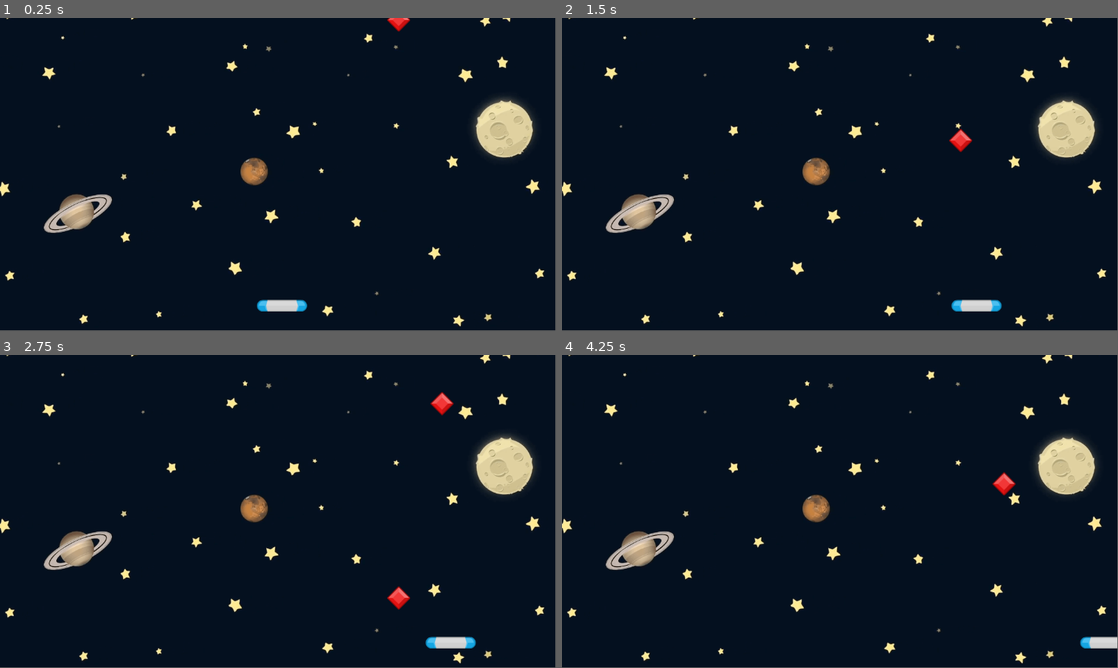
Above: before the commit, frames 1-4 (two rows, left to right).
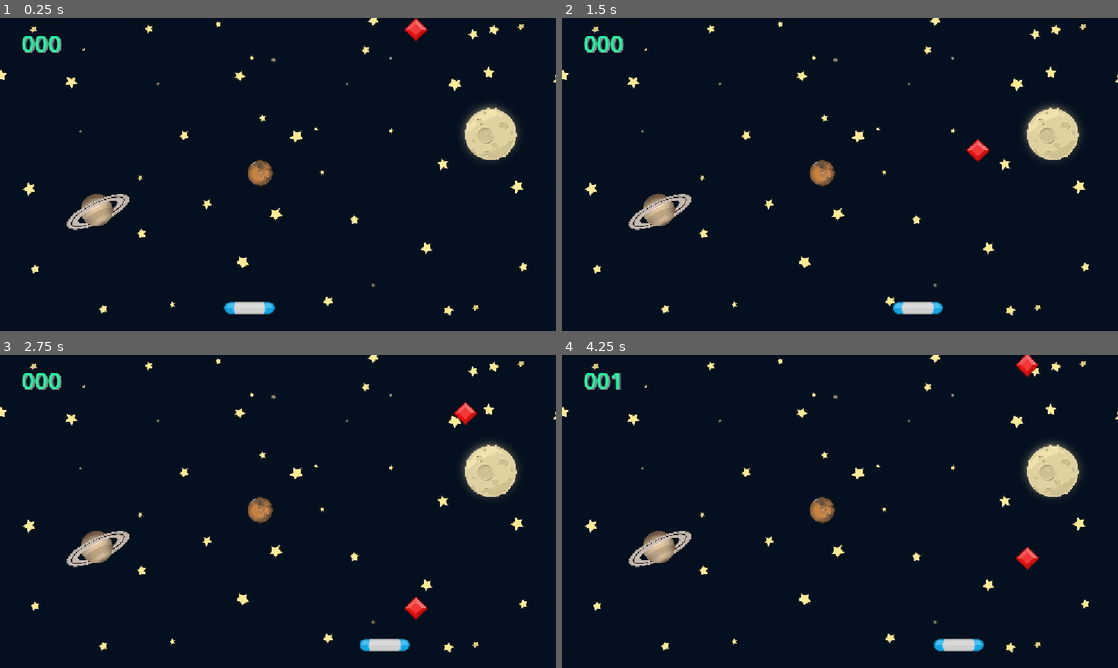
Above: after the commit, the same moments.

Repository: johnsuico/Udemy-Godot-Tutorial-2D
Game: Godot game, scene res://Scenes/Game/Game.tscn
Same seed, same stepped clock (60 frames per second), same inputs: the game is played once before the commit and once after it.
Inputs:
- Up to frame 1 (0.25 s): no input
- Up to frame 2 (1.5 s): hold D (move_right) 0.53-1.28 s; hold A (move_left) from 1.28 s (still down)
- Up to frame 3 (2.75 s): release A (move_left) at 2.03 s; hold D (move_right) from 2.03 s (still down)
- Up to frame 4 (4.25 s): release D (move_right) at 3.53 s; hold A (move_left) from 3.53 s (still down)
The window is 799x449 before the commit and 800x450 after it. Grey fills any space a smaller window leaves; there, only what the larger window draws over its background counts as a difference.

The runs differ from the first frame. In frame 1, 6.3% of the frame differs, in the area x 0-100%, y 0-99%; in frame 2, 6.4%; in frame 3, 6.7%; in frame 4, 6.5%.

Commit message:
Finished gem-catch-tutorital section

Diff:
--- a/gem-catcher-tutorial/Scenes/Game/Game.gd
+++ b/gem-catcher-tutorial/Scenes/Game/Game.gd
@@ -1,38 +1,59 @@
 extends Node2D
 
-# Import GEM scene
-# Make sure it's a scene file (.tscn) or else you'll get errors
-const GEM = preload("res://Scenes/Gem/Gem.tscn")
+# Load the GEM scene / refer to it
+const GEM = preload("uid://bmyvhk527gvw4")
+const EXPLODE = preload("uid://c3btbgswv8c0r")
 
-const MARGIN: float = 70.0
-
+# Referencing to spawn_timer instance in the 'Game' scene
 @onready var spawn_timer: Timer = $SpawnTimer
 @onready var paddle: Area2D = $Paddle
+@onready var score_sound: AudioStreamPlayer2D = $ScoreSound
+@onready var background_music: AudioStreamPlayer = $BackgroundMusic
+@onready var score: Label = $Score
 
+# Score var
+var game_score: int = 0
+
+# Function that executes the moment game is run
 func _ready() -> void:
 	spawn_gem()
 
-# Functin to spawn a gem
-func spawn_gem() -> void:
-	var new_gem: Gem = GEM.instantiate()							# Create a new gem and save it into it's own var
-	var x_pos: float = randf_range(get_viewport_rect().position.x + MARGIN, get_viewport_rect().end.x - MARGIN)	 # Generate the x_pos
-	new_gem.position = Vector2(x_pos, -MARGIN)						# Give the new gem a x + y position
-	new_gem.gem_off_screen.connect(_on_gem_off_scene) 				# Connect the new_gem to the signal to detect if off screen, then call a function in this scope to run
-	add_child(new_gem)												# Add new_gem to the parent node (Game)
+# Signal to detect if something hits the paddle
+# From game scene connected to paddle scene to detect collision
+# Signal is connected to paddle instance. Not all or future paddles
+func _on_paddle_area_entered(area: Area2D) -> void:
+	game_score += 1
+	score.text = "%03d" % game_score # Formats it so that it always shows 3 digits (000, 001, etc)
+	if score_sound.playing == false: # Used to make sure sounds to over lap each other
+		score_sound.position = area.position # Used to position 2D sound. Doesn't really matter for this project
+		score_sound.play()
 
-# Function to stop the game
-func stop_all() -> void:
-	spawn_timer.stop()						# Stop the game timer
-	paddle.set_process(false)				# Stop the paddle
-	for child in get_children():			# For loop to get all the children of game node
-		if child is Gem:					# If child is a Gem
-			child.set_process(false)		# Stop the gem
+# Exercise to use custom signals
+# Only applicable to the single instance of a gem. Does not work for all gems
+# UPDATE: Now connected to spawn_gem which connects it to any new gems that spawn
+func _on_gem_off_screen() -> void:
+	stop_all()
 
-# Call timer using timeout signal
+# Connected to timer instance
 func _on_timer_timeout() -> void:
 	spawn_gem()
 
-# Function to display when called on
-# Currently tied to when the gem falls off the screen
-func _on_gem_off_scene() -> void:
-	stop_all()
+# Function to spawn a gem randomly
+func spawn_gem() -> void:
+	var new_gem: Gem = GEM.instantiate()
+	var x_pos: float = randf_range(get_viewport_rect().position.x, get_viewport_rect().end.x)
+	new_gem.position = Vector2(x_pos, -50.0)
+	new_gem.gem_off_screen.connect(_on_gem_off_screen) # New gem is connected to gem_off_screen signal from GEM which calls on _on_gem_off_scene function
+	add_child(new_gem)
+
+# Function to stop the game / GAME OVER
+func stop_all() -> void:
+	background_music.stop() # Stop background music
+	background_music.stream = EXPLODE # Replace background music with EXPLODE SFX
+	background_music.play() # Play the EXPLODE SFX
+	spawn_timer.stop()
+	for child in get_children():
+		if child is Gem:
+			child.set_process(false)
+
+	paddle.set_process(false)
--- a/gem-catcher-tutorial/Scenes/Game/Game.tscn
+++ b/gem-catcher-tutorial/Scenes/Game/Game.tscn
@@ -1,29 +1,49 @@
-[gd_scene load_steps=5 format=3 uid="uid://dk6h24kg8s1yy"]
+[gd_scene load_steps=6 format=3 uid="uid://g26y4k5imcq6"]
 
-[ext_resource type="Script" uid="uid://id10ccj0ukah" path="res://Scenes/Game/Game.gd" id="1_ln2h6"]
+[ext_resource type="Script" uid="uid://drgqwej0mc25s" path="res://Scenes/Game/Game.gd" id="1_ln2h6"]
 [ext_resource type="Texture2D" uid="uid://6r4hnveks2nv" path="res://assets/GameBg.png" id="1_rdw05"]
-[ext_resource type="PackedScene" uid="uid://b4wqb1e5atwth" path="res://Scenes/Paddle/Paddle.tscn" id="2_gwu2e"]
-
-[sub_resource type="GDScript" id="GDScript_xbxml"]
-script/source = "extends Timer
-
-"
+[ext_resource type="PackedScene" uid="uid://cxe0tsynlndt6" path="res://Scenes/Paddle/Paddle.tscn" id="2_gwu2e"]
+[ext_resource type="AudioStream" uid="uid://djkbtoo8xe2tv" path="res://assets/bgm_action_5.mp3" id="4_ln2h6"]
+[ext_resource type="AudioStream" uid="uid://iw2c4ykivrp2" path="res://assets/spell1_0.wav" id="5_y3kpf"]
 
 [node name="Game" type="Node2D"]
 script = ExtResource("1_ln2h6")
 
-[node name="GameBG" type="Sprite2D" parent="."]
-position = Vector2(563, 324)
-scale = Vector2(0.674074, 0.674074)
+[node name="BG" type="Sprite2D" parent="."]
+position = Vector2(572, 326)
+scale = Vector2(0.62, 0.62)
 texture = ExtResource("1_rdw05")
 
 [node name="Paddle" parent="." instance=ExtResource("2_gwu2e")]
-position = Vector2(585, 597)
+position = Vector2(517, 600)
 
 [node name="SpawnTimer" type="Timer" parent="."]
 wait_time = 2.0
 autostart = true
-script = SubResource("GDScript_xbxml")
+
+[node name="BackgroundMusic" type="AudioStreamPlayer" parent="."]
+stream = ExtResource("4_ln2h6")
+volume_db = -25.0
+autoplay = true
+
+[node name="ScoreSound" type="AudioStreamPlayer2D" parent="."]
+stream = ExtResource("5_y3kpf")
+volume_db = -25.0
+
+[node name="Score" type="Label" parent="."]
+offset_left = 44.0
+offset_top = 18.0
+offset_right = 84.0
+offset_bottom = 41.0
+theme_override_colors/font_color = Color(0.12156863, 1, 0.6313726, 1)
+theme_override_colors/font_shadow_color = Color(0.49411765, 0.56078434, 0.5529412, 1)
+theme_override_colors/font_outline_color = Color(0, 0, 0, 1)
+theme_override_constants/shadow_offset_x = 2
+theme_override_constants/shadow_offset_y = 2
+theme_override_constants/outline_size = 0
+theme_override_constants/shadow_outline_size = 6
+theme_override_font_sizes/font_size = 48
+text = "000"
 
 [connection signal="area_entered" from="Paddle" to="." method="_on_paddle_area_entered"]
 [connection signal="timeout" from="SpawnTimer" to="." method="_on_timer_timeout"]
--- a/gem-catcher-tutorial/Scenes/Gem/Gem.gd
+++ b/gem-catcher-tutorial/Scenes/Gem/Gem.gd
@@ -2,10 +2,11 @@
 
 class_name Gem
 
-# Creating a custom signal
+# Custom signal
 signal gem_off_screen
 
-const SPEED: float = 200.0
+# CONSTANTS
+const SPEED: float = 200.0	# Speed of falling gem
 
 # Called when the node enters the scene tree for the first time.
 func _ready() -> void:
@@ -14,21 +15,20 @@
 
 # Called every frame. 'delta' is the elapsed time since the previous frame.
 func _process(delta: float) -> void:
-	# This makes the gem fall down
-	# Increase position.y so gem appears to fall down
+	# Makes the gem fall down
 	position.y += SPEED * delta
 
-	# If position.y is greater than the viewport y, then keep falling
-	# Once it hits the bottom of the viewport, stop the process
 	if position.y > get_viewport_rect().end.y:
-		gem_off_screen.emit() # Call custom signal when conditions above are met
+		gem_off_screen.emit()
+		print('Gem falls off')
 		die()
 
-# Function to avoid repetitive code
+# Signal to detect if the GEM hits something
+# Class level (GEM) detection, not connected to main game scene
+# Signal is connected to Gem
+func _on_area_entered(_area: Area2D) -> void:
+	die()
+
 func die() -> void:
-	set_process(false)		# Stops gem from falling
-	queue_free()			# Removes the gem from the scene, making it disappear
-
-func _on_area_entered(_area: Area2D) -> void:
-	print('Gem hits paddle')
-	die()
+	set_process(false)
+	queue_free()
--- a/gem-catcher-tutorial/Scenes/Gem/Gem.tscn
+++ b/gem-catcher-tutorial/Scenes/Gem/Gem.tscn
@@ -1,10 +1,10 @@
-[gd_scene load_steps=4 format=3 uid="uid://dks5m0jndu183"]
+[gd_scene load_steps=4 format=3 uid="uid://bmyvhk527gvw4"]
 
-[ext_resource type="Script" uid="uid://cnwuvuuiktb6u" path="res://Scenes/Gem/Gem.gd" id="1_7tt7y"]
+[ext_resource type="Script" uid="uid://b8ukpr0d1av0m" path="res://Scenes/Gem/Gem.gd" id="1_7tt7y"]
 [ext_resource type="Texture2D" uid="uid://clbrdq6dyec0q" path="res://assets/element_red_diamond.png" id="1_pm03b"]
 
-[sub_resource type="RectangleShape2D" id="RectangleShape2D_pm03b"]
-size = Vector2(33.9411, 33.9411)
+[sub_resource type="RectangleShape2D" id="RectangleShape2D_7tt7y"]
+size = Vector2(33.941128, 33.941128)
 
 [node name="Gem" type="Area2D"]
 script = ExtResource("1_7tt7y")
@@ -14,8 +14,11 @@
 texture = ExtResource("1_pm03b")
 
 [node name="CollisionShape2D" type="CollisionShape2D" parent="."]
-position = Vector2(-6.55651e-07, 24)
-rotation = 0.785398
-shape = SubResource("RectangleShape2D_pm03b")
+position = Vector2(0, 24)
+rotation = 0.7853982
+scale = Vector2(0.9999999, 0.9999999)
+shape = SubResource("RectangleShape2D_7tt7y")
+
+[node name="Timer" type="Timer" parent="."]
 
 [connection signal="area_entered" from="." to="." method="_on_area_entered"]
--- a/gem-catcher-tutorial/Scenes/Paddle/Paddle.gd
+++ b/gem-catcher-tutorial/Scenes/Paddle/Paddle.gd
@@ -1,6 +1,8 @@
 extends Area2D
 
-const PADDLESPEED: float = 500.0
+# Const variables
+const SPEED: float = 400.0
+const MARGIN: float = 50
 
 # Called when the node enters the scene tree for the first time.
 func _ready() -> void:
@@ -9,24 +11,23 @@
 
 # Called every frame. 'delta' is the elapsed time since the previous frame.
 func _process(delta: float) -> void:
+	# Controlling paddle movement
+	# Old method
+	#if Input.is_action_pressed("move_left"):
+	#	position.x -= SPEED * delta
+	#if Input.is_action_pressed("move_right"):
+	#	position.x += SPEED * delta
 
-	# This controls movement
-	# Create a float variable called "movement"
-	# Input.get_axis for left and right movement
-		# Will return a -1, 0 , +1
-			# -1 (left), 0 (don't move), +1 (right)
-			# Multiply thaat by paddle speed and delta to dictate if it's negative or position indicating either to move left or right
-	var movement: float = Input.get_axis("move_left", "move_right")
-	position.x += PADDLESPEED * delta * movement
+	# Controlling paddle movement
+	# Using Input.get_axis instead, much cleaner code
+	var movement: float = Input.get_axis("move_left", "move_right") # move_left would give -1 and move_right would give +1.
+	position.x += SPEED * delta * movement
 
-	# This controls player position to stay on the screen
-	# Keep value to be constrained in between the min and max values
-	position.x = clampf(
-		position.x,							# Value to be constrained
-		get_viewport_rect().position.x,		# Value minimum = 0
-		get_viewport_rect().end.x			# Value maximum = Edge of viewport, 1152.0 in this case but could vary depending on size of viewport
-	)
+	# Restrict the movement of the paddle to within the screen bounds
+	# Margin is used to account for the width of the paddle, makes it stop at the paddle ends instead of the middle
+	position.x = clampf(position.x, get_viewport_rect().position.x + MARGIN, get_viewport_rect().end.x - MARGIN)
 
-
-#func _on_area_entered(area: Area2D) -> void:
-	#print('Something hit the paddle')
+# Exercise using signals
+# Detect when the paddle does a collision
+func _on_area_entered(_area: Area2D) -> void:
+	pass
--- a/gem-catcher-tutorial/Scenes/Paddle/Paddle.tscn
+++ b/gem-catcher-tutorial/Scenes/Paddle/Paddle.tscn
@@ -1,11 +1,11 @@
-[gd_scene load_steps=4 format=3 uid="uid://b4wqb1e5atwth"]
+[gd_scene load_steps=4 format=3 uid="uid://cxe0tsynlndt6"]
 
 [ext_resource type="Texture2D" uid="uid://0bsavmqjoyrs" path="res://assets/paddleBlu.png" id="1_p4bap"]
-[ext_resource type="Script" uid="uid://btsd1s33madh" path="res://Scenes/Paddle/Paddle.gd" id="1_wuola"]
+[ext_resource type="Script" uid="uid://dmf5l8jy5j68e" path="res://Scenes/Paddle/Paddle.gd" id="1_wuola"]
 
 [sub_resource type="CapsuleShape2D" id="CapsuleShape2D_wuola"]
-radius = 12.0
-height = 104.0
+radius = 12.000003
+height = 104.000015
 
 [node name="Paddle" type="Area2D"]
 script = ExtResource("1_wuola")
@@ -14,7 +14,9 @@
 texture = ExtResource("1_p4bap")
 
 [node name="CollisionShape2D" type="CollisionShape2D" parent="."]
-rotation = 1.5708
+position = Vector2(0, -4.7683716e-07)
+rotation = 1.5707964
+scale = Vector2(0.9999999, 0.9999999)
 shape = SubResource("CapsuleShape2D_wuola")
 
 [connection signal="area_entered" from="." to="." method="_on_area_entered"]
--- a/gem-catcher-tutorial/Scenes/Test/Test.gd
+++ /dev/null
@@ -1,14 +0,0 @@
-extends Node2D
-
-@onready var icon: Sprite2D = $Icon
-@onready var icon_2: Sprite2D = $Icon2
-
-# Called when the node enters the scene tree for the first time.
-func _ready() -> void:
-	pass # Replace with function body.
-
-
-# Called every frame. 'delta' is the elapsed time since the previous frame.
-func _process(delta: float) -> void:
-	icon.position.x += 50.0 * delta
-	icon_2.rotation_degrees += 100.0 * delta
--- a/gem-catcher-tutorial/Scenes/Test/Test.tscn
+++ /dev/null
@@ -1,15 +0,0 @@
-[gd_scene load_steps=3 format=3 uid="uid://b6mxph6ceijnu"]
-
-[ext_resource type="Texture2D" uid="uid://ckqhtwv0n2cin" path="res://icon.svg" id="1_dr6pc"]
-[ext_resource type="Script" uid="uid://b0vdo2a3glhfo" path="res://Scenes/Test/Test.gd" id="1_wjuvt"]
-
-[node name="Test" type="Node2D"]
-script = ExtResource("1_wjuvt")
-
-[node name="Icon" type="Sprite2D" parent="."]
-position = Vector2(184, 126)
-texture = ExtResource("1_dr6pc")
-
-[node name="Icon2" type="Sprite2D" parent="."]
-position = Vector2(398, 126)
-texture = ExtResource("1_dr6pc")
--- a/gem-catcher-tutorial/icon.svg
+++ /dev/null
@@ -1 +0,0 @@
-<svg xmlns="http://www.w3.org/2000/svg" width="128" height="128"><rect width="124" height="124" x="2" y="2" fill="#363d52" stroke="#212532" stroke-width="4" rx="14"/><g fill="#fff" transform="translate(12.322 12.322)scale(.101)"><path d="M105 673v33q407 354 814 0v-33z"/><path fill="#478cbf" d="m105 673 152 14q12 1 15 14l4 67 132 10 8-61q2-11 15-15h162q13 4 15 15l8 61 132-10 4-67q3-13 15-14l152-14V427q30-39 56-81-35-59-83-108-43 20-82 47-40-37-88-64 7-51 8-102-59-28-123-42-26 43-46 89-49-7-98 0-20-46-46-89-64 14-123 42 1 51 8 102-48 27-88 64-39-27-82-47-48 49-83 108 26 42 56 81zm0 33v39c0 276 813 276 814 0v-39l-134 12-5 69q-2 10-14 13l-162 11q-12 0-16-11l-10-65H446l-10 65q-4 11-16 11l-162-11q-12-3-14-13l-5-69z"/><path d="M483 600c0 34 58 34 58 0v-86c0-34-58-34-58 0z"/><circle cx="725" cy="526" r="90"/><circle cx="299" cy="526" r="90"/></g><g fill="#414042" transform="translate(12.322 12.322)scale(.101)"><circle cx="307" cy="532" r="60"/><circle cx="717" cy="532" r="60"/></g></svg>
--- a/gem-catcher-tutorial/project.godot
+++ b/gem-catcher-tutorial/project.godot
@@ -11,9 +11,12 @@
 [application]
 
 config/name="Gem Catcher Tutorial"
-run/main_scene="uid://dk6h24kg8s1yy"
-config/features=PackedStringArray("4.4", "Mobile")
-config/icon="res://icon.svg"
+run/main_scene="uid://g26y4k5imcq6"
+config/features=PackedStringArray("4.5", "Mobile")
+
+[display]
+
+window/stretch/mode="canvas_items"
 
 [editor]
 
@@ -35,4 +38,5 @@
 
 [rendering]
 
+textures/canvas_textures/default_texture_filter=0
 renderer/rendering_method="mobile"
Not shown, changed: gem-catcher-tutorial/Scenes/Game/Game.gd.uid
Not shown, changed: gem-catcher-tutorial/Scenes/Gem/Gem.gd.uid
Not shown, changed: gem-catcher-tutorial/Scenes/Paddle/Paddle.gd.uid
Not shown, removed: gem-catcher-tutorial/Scenes/Test/Test.gd.uid
Not shown, changed: gem-catcher-tutorial/assets/GameBg.png.import
Not shown, changed: gem-catcher-tutorial/assets/element_red_diamond.png.import
Not shown, changed: gem-catcher-tutorial/assets/paddleBlu.png.import
Not shown, removed: gem-catcher-tutorial/icon.svg.import
